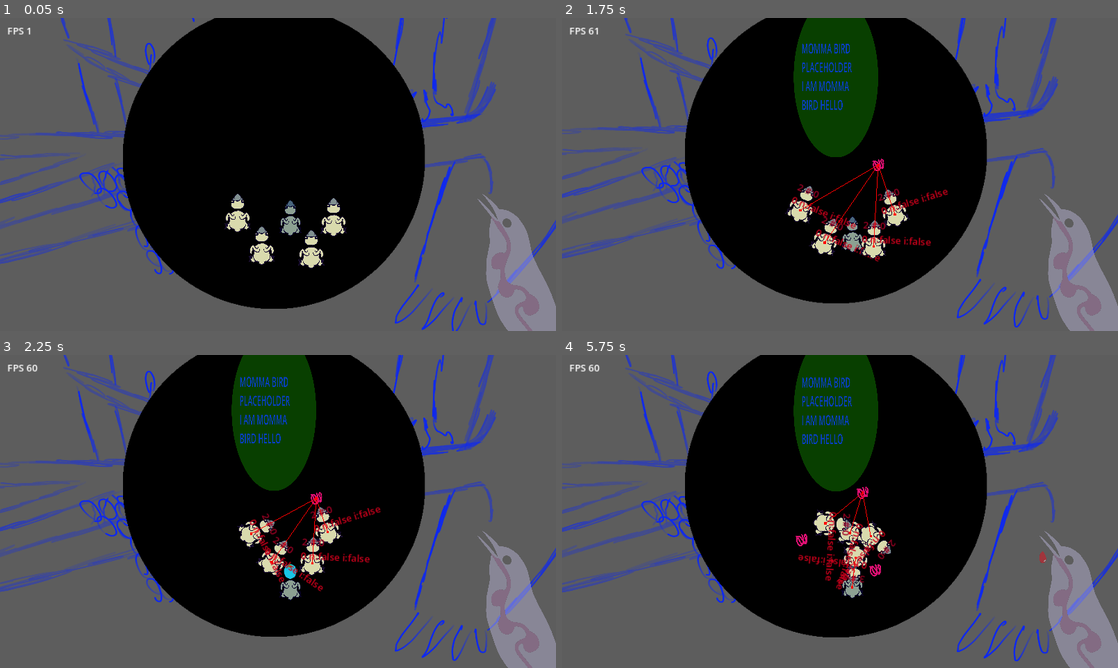
Above: before the commit, frames 1-4 (two rows, left to right).
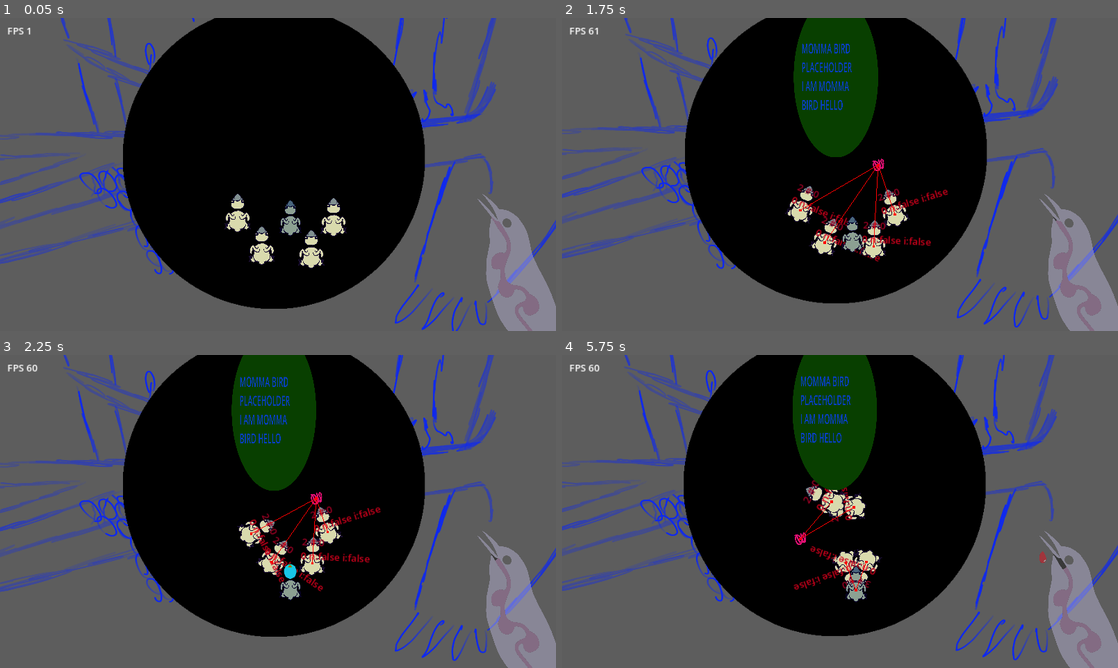
Above: after the commit, the same moments.

Repository: WilliamAalund/Brood-Feud
Game: Godot game, scene res://Levels/Main Level.tscn
Same seed, same stepped clock (60 frames per second), same inputs: the game is played once before the commit and once after it. The engine's default icon, where the game draws it, is replaced by a stand-in: a white triangle on a blue panel in a dark square.
Inputs (mouse positions are in pixels of both pictures, inside the frame that each line leads up to):
- Up to frame 1 (0.05 s): no input
- Up to frame 2 (1.75 s): move the mouse to (962, 158) at 0.52 s; hold D (right) 0.53-1.28 s; hold Space (interact) 0.53-1.28 s; move the mouse to (728, 190) at 1.27 s; hold S (down) from 1.28 s (still down); tap E (secondaryinteract) at 1.35 s
- Up to frame 3 (2.25 s): move the mouse to (333, 442) at 2.02 s; release S (down) at 2.03 s; hold D (right) from 2.03 s (still down); hold Space (interact) from 2.03 s (still down)
- Up to frame 4 (5.75 s): move the mouse to (812, 574) at 2.77 s; release D (right) at 2.78 s; release Space (interact) at 2.78 s; hold W (up) 2.78-3.53 s; tap E (secondaryinteract) at 2.85, 4.35 s; move the mouse to (1006, 558) at 3.52 s; hold Space (interact) 3.53-4.28 s; hold A (left) 3.53-5.03 s; move the mouse to (673, 464) at 4.27 s; move the mouse to (867, 511) at 5.02 s; hold S (down) from 5.03 s (still down); hold Space (interact) from 5.03 s (still down)

Frame 1 is identical in both runs. In frame 2, less than 0.1% of the frame differs, in the area x 50-89%, y 63-75%; in frame 3, less than 0.1%; in frame 4, 9.0%, in the area x 0-100%, y 0-98%.

Commit message:
Balancing, win condition change
- Player now wins the game when they reach a certain size (level 8)
- Slight tweaks to certain values

Diff:
--- a/Levels/Main Level.gd
+++ b/Levels/Main Level.gd
@@ -19,3 +19,9 @@
 	if !$CanvasLayer/ui_game_over.visible:
 		$CanvasLayer/ui_game_over.visible = true
 		$CanvasLayer/ui_game_over/death_reason.text = "You win"
+
+
+func _on_manager_birds_player_grew_up():
+	if !$CanvasLayer/ui_game_over.visible:
+		$CanvasLayer/ui_game_over.visible = true
+		$CanvasLayer/ui_game_over/death_reason.text = "You made a good brood parasite!"
--- a/Levels/Main Level.tscn
+++ b/Levels/Main Level.tscn
@@ -49,6 +49,7 @@
 
 [node name="process_predator" parent="." instance=ExtResource("6_63o2m")]
 
+[connection signal="player_grew_up" from="manager_birds" to="." method="_on_manager_birds_player_grew_up"]
 [connection signal="player_starved" from="manager_birds" to="manager_game_over" method="_on_manager_birds_player_starved"]
 [connection signal="mom_drops_food" from="process_momma_bird" to="helper_food_spawner" method="_on_momma_bird_mom_drops_food"]
 [connection signal="momma_win_condition" from="process_momma_bird" to="." method="_on_process_momma_bird_momma_win_condition"]
--- a/Sub Scenes/Manager_Birds/BirdControl.gd
+++ b/Sub Scenes/Manager_Birds/BirdControl.gd
@@ -1,7 +1,7 @@
 extends Node2D
 
 # Values that each of the birds can refer to in order to make decisions about themselves/what they want to do.
-@export var foodRestore = 8
+@export var foodRestore = 12
 @export var idleSatiationDrainRate = 0.06
 @export var sunRate = -0.03
 @export var debug = false
@@ -12,6 +12,7 @@
 #signal AI_Bird_Move(target_position)
 signal Birds_Increment_Hunger()
 signal player_starved
+signal player_grew_up
 signal birds_toggle_predator_notice
 signal birds_toggle_momma_bird_notice
 
@@ -33,3 +34,7 @@
 
 func _on_process_predator_predator_leaves_nest(): # When the predator leaves the nest
 	emit_signal("birds_toggle_predator_notice")
+
+
+func _on_player_bird_player_grew_up():
+	emit_signal("player_grew_up")
--- a/Sub Scenes/Manager_Birds/Manager_Birds.tscn
+++ b/Sub Scenes/Manager_Birds/Manager_Birds.tscn
@@ -6,9 +6,6 @@
 
 [node name="BirdControl" type="Node2D"]
 script = ExtResource("1_nqp0i")
-
-[node name="player_bird" parent="." instance=ExtResource("4_2bnt3")]
-position = Vector2(27, 111)
 
 [node name="Timer" type="Timer" parent="."]
 wait_time = 0.05
@@ -26,6 +23,9 @@
 [node name="AI_Bird3" parent="." instance=ExtResource("3_aebak")]
 position = Vector2(62, 163)
 
+[node name="player_bird" parent="." instance=ExtResource("4_2bnt3")]
+position = Vector2(27, 111)
+
 [connection signal="Birds_Increment_Hunger" from="." to="player_bird" method="_on_bird_control_birds_increment_hunger"]
 [connection signal="Birds_Increment_Hunger" from="." to="AI_Bird4" method="_on_bird_control_birds_increment_hunger"]
 [connection signal="Birds_Increment_Hunger" from="." to="AI_Bird2" method="_on_bird_control_birds_increment_hunger"]
@@ -38,5 +38,6 @@
 [connection signal="birds_toggle_predator_notice" from="." to="AI_Bird2" method="_on_bird_control_birds_toggle_predator_notice"]
 [connection signal="birds_toggle_predator_notice" from="." to="AI_Bird" method="_on_bird_control_birds_toggle_predator_notice"]
 [connection signal="birds_toggle_predator_notice" from="." to="AI_Bird3" method="_on_bird_control_birds_toggle_predator_notice"]
+[connection signal="timeout" from="Timer" to="." method="_on_timer_timeout"]
 [connection signal="playerStarved" from="player_bird" to="." method="_on_player_bird_player_starved"]
-[connection signal="timeout" from="Timer" to="." method="_on_timer_timeout"]
+[connection signal="player_grew_up" from="player_bird" to="." method="_on_player_bird_player_grew_up"]
--- a/Sub Scenes/Manager_Game_Over/Manager_Game_Over.gd
+++ b/Sub Scenes/Manager_Game_Over/Manager_Game_Over.gd
@@ -16,3 +16,7 @@
 	gameOver = true
 	$Label.visible = true
 	emit_signal("game_over_ocurred", "You starved to death")
+
+
+func _on_manager_birds_player_grew_up():
+	pass # Replace with function body.
--- a/Sub Scenes/Player_New_Player/player_bird.gd
+++ b/Sub Scenes/Player_New_Player/player_bird.gd
@@ -3,11 +3,13 @@
 const STARTING_LEVEL = 0
 const EXP_TO_LEVEL_UP = 4
 const LEVEL_UP_PUSH_FORCE_INCREASE = 400
-const LEVEL_UP_SCALE_INCREASE = 0.1
+const LEVEL_UP_SCALE_INCREASE = 0.3
 const LEVEL_UP_MOVE_SPEED_INCREASE = 10
+const LEVEL_NEEDED_TO_CHANGE_SPRITE = 5
+const LEVEL_NEEDED_TO_WIN_THE_GAME = 8
 const BLEED_RATE = 0.04
 
-@export var hasInfiniteFood = true
+@export var hasInfiniteFood = false
 
 var level = 1
 var exp = 0
@@ -17,6 +19,7 @@
 var inSunlight = false
 
 signal playerStarved
+signal player_grew_up
 
 func _ready():
 	$character_bird/debugger_satiation.text = str(satiation).substr(0,5)
@@ -46,6 +49,11 @@
 		await get_tree().create_timer(0.1).timeout
 		i += 1
 	$character_bird.modulate = Color(1,1,1,1)
+	if level >= LEVEL_NEEDED_TO_CHANGE_SPRITE:
+		var newBird = preload("res://Visuals/Art Assets/draft_player_older_bird.png")
+		$character_bird/body_sprite.texture = newBird
+	if level >= LEVEL_NEEDED_TO_WIN_THE_GAME:
+		emit_signal("player_grew_up")
 
 func expend(value): # Immedeately decreases satiation by a specified amount.
 	if satiation - value < 0:
--- a/Sub Scenes/Process_Momma_Bird/Momma_Bird.gd
+++ b/Sub Scenes/Process_Momma_Bird/Momma_Bird.gd
@@ -4,7 +4,7 @@
 
 @export var SecondsToReturn = 25
 @export var FoodToDrop = 8
-@export var DropInterval = 0.8 # Time momma bird takes between dropping food
+@export var DropInterval = 1 # Time momma bird takes between dropping food
 @export var LandingTime = 1.5
 
 var goneTimer = 0
@@ -55,8 +55,8 @@
 	emit_signal("toggle_mom_presence")
 	print("Momma bird leaves")
 	timesLandedAtNest += 1
-	if timesLandedAtNest > TIMES_LANDED_AT_NEST_NEEDED_TO_WIN_GAME:
-		emit_signal("momma_win_condition")
+#	if timesLandedAtNest > TIMES_LANDED_AT_NEST_NEEDED_TO_WIN_GAME:
+#		emit_signal("momma_win_condition")
 
 
 func _on_process_predator_toggle_predator_presence():
